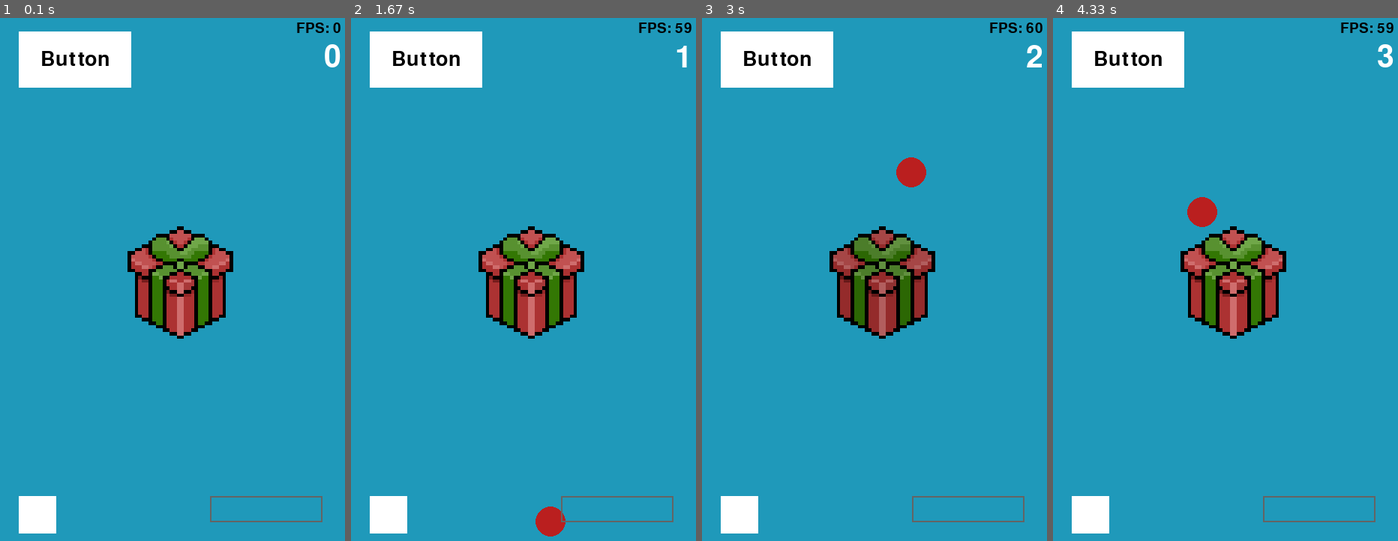
Above: before the commit, frames 1-4 (left to right).
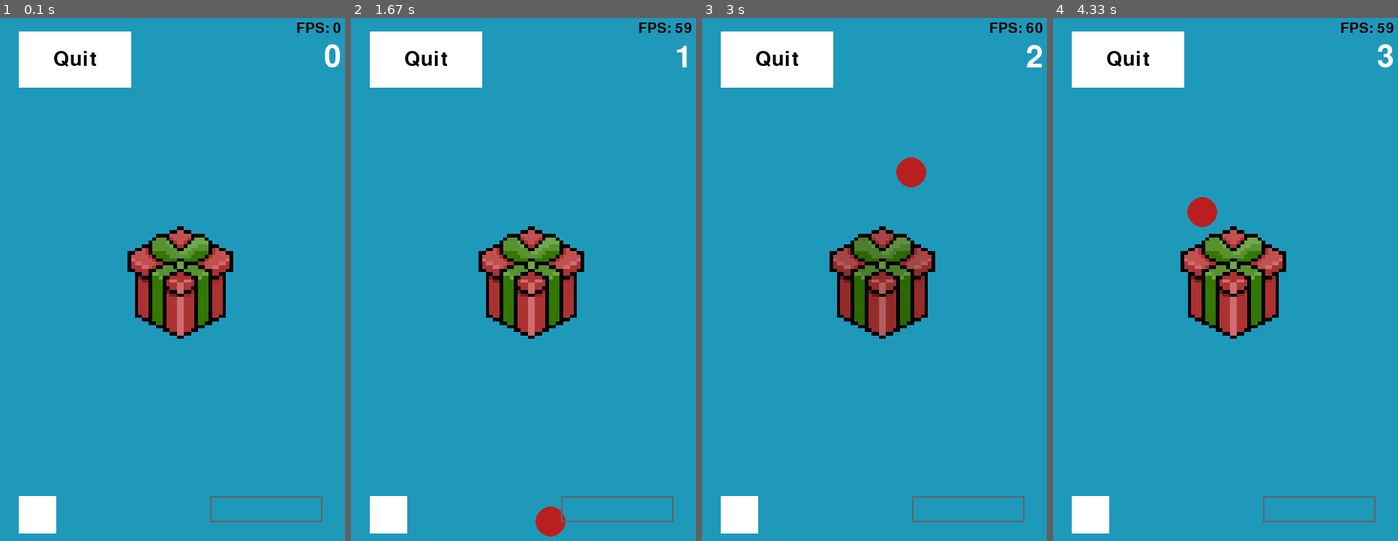
Above: after the commit, the same moments.

Repository: GameGenesis/Pygame-Utils
Game: pygame game, started from examples/test.py
Two runs of this game, one before a commit and one after it. Both use one fixed random seed, a clock stepped at 60 frames per second and the inputs below.
Inputs (mouse positions are in pixels of both pictures, inside the frame that each line leads up to):
- Up to frame 1 (0.1 s): no input
- Up to frame 2 (1.67 s): click (530, 284) at 0.38 s; press the mouse at (388, 514) at 0.7 s; move the mouse to (423, 300) at 0.8 s; release the mouse at (461, 91) at 0.93 s; press the mouse at (616, 509) at 1.03 s; move the mouse to (620, 436) at 1.13 s; release the mouse at (623, 368) at 1.27 s; press the mouse at (388, 514) at 1.37 s; move the mouse to (420, 483) at 1.47 s; release the mouse at (451, 457) at 1.6 s
- Up to frame 3 (3 s): press the mouse at (967, 509) at 1.7 s; move the mouse to (874, 436) at 1.8 s; release the mouse at (781, 368) at 1.93 s; press the mouse at (967, 509) at 2.03 s; move the mouse to (991, 295) at 2.13 s; release the mouse at (1015, 75) at 2.27 s; press the mouse at (967, 509) at 2.37 s; move the mouse to (936, 300) at 2.47 s; release the mouse at (902, 96) at 2.6 s; press the mouse at (967, 509) at 2.7 s; move the mouse to (909, 420) at 2.8 s; release the mouse at (850, 331) at 2.93 s
- Up to frame 4 (4.33 s): press the mouse at (1318, 509) at 3.03 s; move the mouse to (1291, 378) at 3.13 s; release the mouse at (1260, 248) at 3.27 s; press the mouse at (1090, 514) at 3.37 s; move the mouse to (1125, 410) at 3.47 s; release the mouse at (1156, 305) at 3.6 s; tap Space at 4.17 s

The runs differ from the first frame. In frame 1, 0.3% of the frame differs, in the area x 12-32%, y 6-10%; in frame 2, 0.3%; in frame 3, 0.3%; in frame 4, 0.3%.

Commit message:
Update test game buttons

Diff:
--- a/examples/test.py
+++ b/examples/test.py
@@ -18,6 +18,10 @@
 
 SAVE_FILE = os.path.abspath(os.path.join("examples", "save_data.json"))
 score = JsonSave.load(SAVE_FILE, "Score", 0)
+
+def quit_game():
+    pygame.quit()
+    sys.exit()
 
 def set_score(value):
     global score
@@ -47,10 +51,10 @@
     panel = Panel()
     fps_text = Label(position=Vector2(WINDOW_SIZE[0]-25, 20), color=Color.BLACK, anchor=Alignment.MID_RIGHT)
     score_text = Label(font_size=60, text=score, position=Vector2(WINDOW_SIZE[0] - 25, 40), anchor=Alignment.TOP_RIGHT)
-    button = Button(position=Vector2(25, 25), label=Label("Button", Color.BLACK, font_size=40), on_click=increment_score, disabled=False, label_alignment=Alignment.CENTER)
     check_box = CheckBox(position=Vector2(25, WINDOW_SIZE[1] - 75), on_value_change=toggle_color)
     input_box = InputBox(position=Vector2(WINDOW_SIZE[0] - 200, WINDOW_SIZE[1] - 75), on_submit=set_score)
-    button2 = Button(image=UiImage(file_name=os.path.abspath("examples\\images\\Present_64px.png")), size=Vector2(150, 150), position=Vector2(WINDOW_SIZE[0]/2 - 75, WINDOW_SIZE[1]/2 - 75), on_click=increment_score, parent=panel)
+    quit_button = Button(position=Vector2(25, 25), label=Label("Quit", Color.BLACK, font_size=40), on_click=quit_game, disabled=False, label_alignment=Alignment.CENTER)
+    present_button = Button(image=UiImage(file_name=os.path.abspath("examples\\images\\Present_64px.png")), size=Vector2(150, 150), position=Vector2(WINDOW_SIZE[0]/2 - 75, WINDOW_SIZE[1]/2 - 75), on_click=increment_score, parent=panel)
 
     for ge in Canvas.graphic_elements:
         if not isinstance(ge, Panel):
